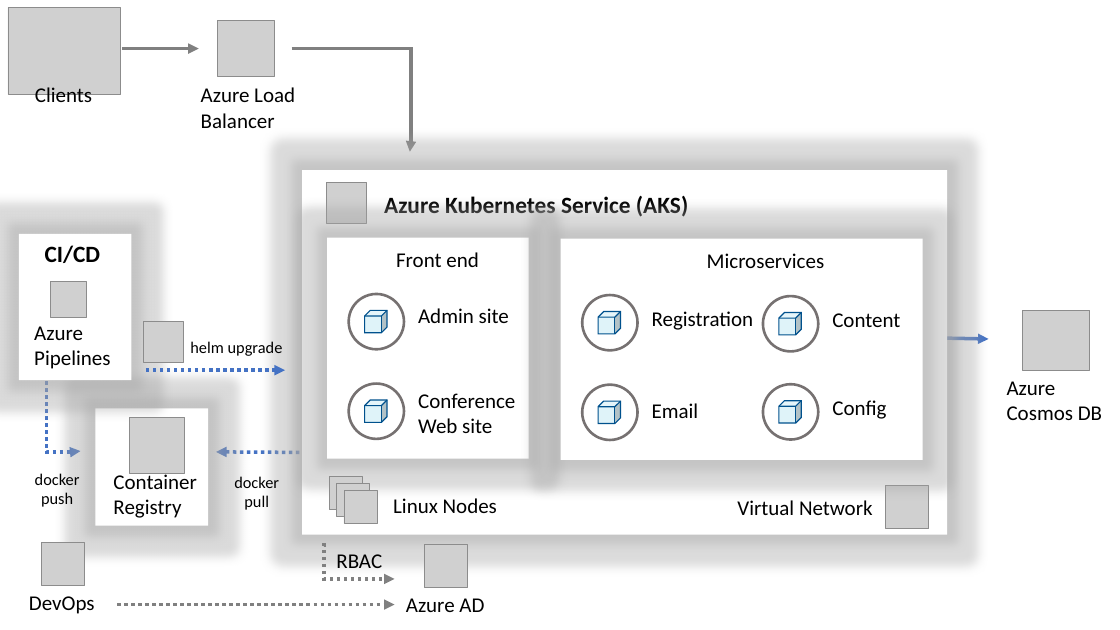
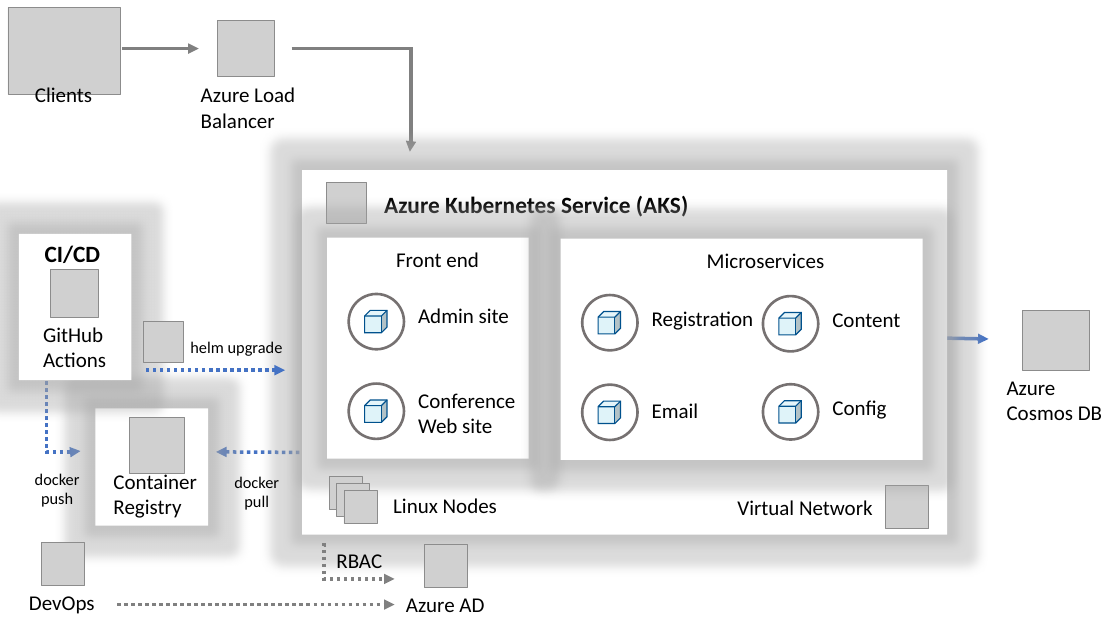
Before and after one commit to watson-enlighten/MCW-Cloud-native-applications, a slide deck: slide 1 of Whiteboard design session/media/solution-topology.pptx. Drawn at 1120x630 pixels with LibreOffice and Linux fonts; fonts in the diff are those of the drawing; grey boxes stand for pictures. Boxes give left, top, right and bottom in pixels: in the first picture for what was removed or moved away, otherwise in the second. Text is boxed around its words. In the diff, an @@ line names an element or a change of style, - is before the commit and + after.

Commit message:
update architecture diagram to GitHub Actions

```diff
--- a/Whiteboard design session/media/solution-topology.pptx
+++ b/Whiteboard design session/media/solution-topology.pptx
@@ picture: place and size @@
-picture at box(50, 281, 87, 318)
+picture at box(50, 270, 98, 318)
@@ text at box(43, 327, 106, 367): text changed @@
-Azure
-Pipelines
+GitHub
+Actions
```
Also in this commit, not shown: 6 other files.
